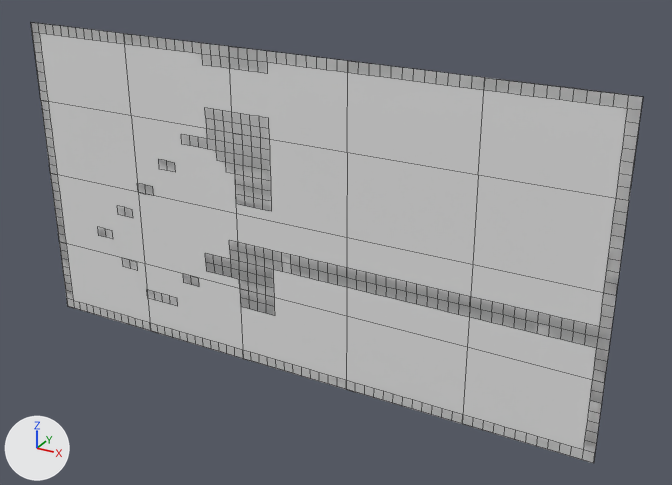
One commit to the OBJ model src/Assets/Tiled2Unity/Meshes/three_rooms.obj: the scene before it, then after it.
Both versions are drawn from a camera (50 mm lens) standing at (196.0, -1088.0, 277.0) and looking at (-415.0, 24.0, -279.0). The axes (+X, +Y, +Z) are drawn at lower left. The lights are the same throughout. Mesh edges are drawn as thin lines. Where no turn or scale is listed for an object, it has been applied to the vertices.

The older version as bpy lines, for what is in view:
```python
me_three_rooms = bpy.data.meshes.new('three_rooms')
me_three_rooms.from_pydata(...)  # 641 vertices, 377 faces; spans x -960.0..0.0, y 0.0, z -512.0..0.0
ob_three_rooms = bpy.data.objects.new('three_rooms', me_three_rooms)
ob_three_rooms.location = (0.0, 0.0, 0.0)
```
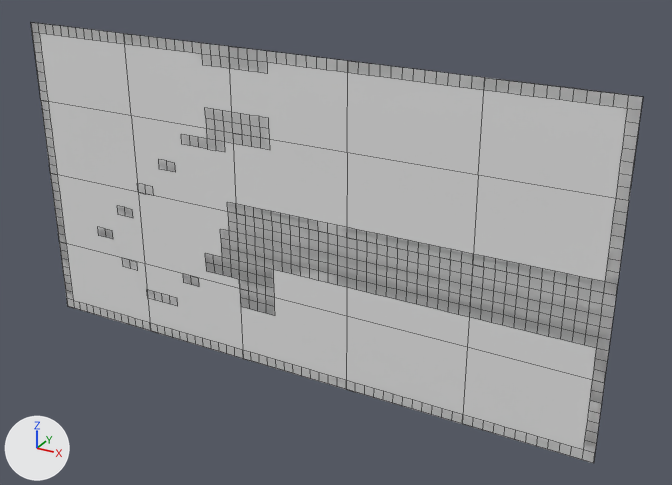
Where the change shows, as pixel boxes [x1, y1, x2, y2] in the pictures (672 x 485 px):
part 1 of me_three_rooms, built on: before [216, 142, 271, 211]; after [220, 202, 605, 326]

Diff of the bpy script that builds the scene:
```diff
--- a/src/Assets/Tiled2Unity/Meshes/three_rooms.obj.py
+++ b/src/Assets/Tiled2Unity/Meshes/three_rooms.obj.py
@@ me_three_rooms @@
 # used by ob_three_rooms; location = (0.0, 0.0, 0.0)
-me_three_rooms.from_pydata(...)  # 641 vertices, 377 faces; spans x -960.0..0.0, y 0.0, z -512.0..0.0
+me_three_rooms.from_pydata(...)  # 752 vertices, 496 faces; spans x -960.0..0.0, y 0.0, z -512.0..0.0
+# me_three_rooms part 1
+# 13 vertices are removed from x -608.0..-512.0, y 0.0, z -224.0..-160.0
+# 28 faces are deleted
+# 3 vertices in x -560.0..-528.0, y 0.0, z -208.0 move by (0.0, 0.0, -64.0)
+# 12 vertices move from x -576.0..-512.0, y 0.0, z -224.0..-176.0 to x -544.0..-432.0, y 0.0, z -272.0..-240.0
+# 46 new vertices lie (0.0, 0.0, 16.0) away from vertices in x -608.0..-32.0, y 0.0, z -336.0..-176.0
+# 29 new vertices lie (0.0, 0.0, 16.0) away from vertices in x -608.0..-32.0, y 0.0, z -320.0..-256.0
+# 25 new vertices lie (0.0, 0.0, 16.0) away from vertices in x -608.0..-32.0, y 0.0, z -304.0..-272.0
+# 24 new vertices lie (0.0, 0.0, 16.0) away from vertices in x -592.0..-32.0, y 0.0, z -256.0
+# 147 new faces join them
```
